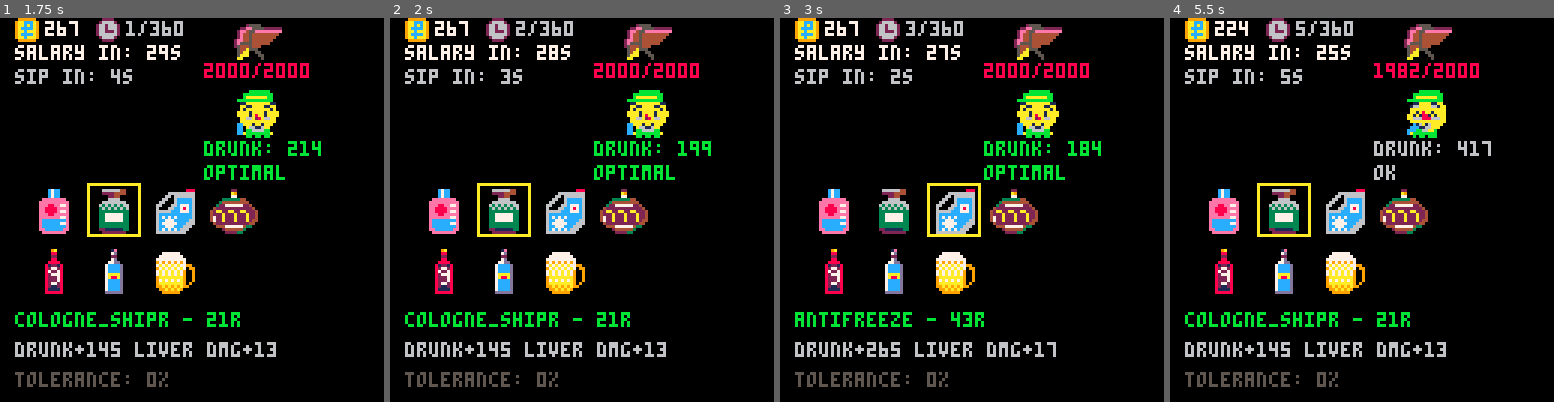
Above: before the commit, frames 1-4 (left to right).
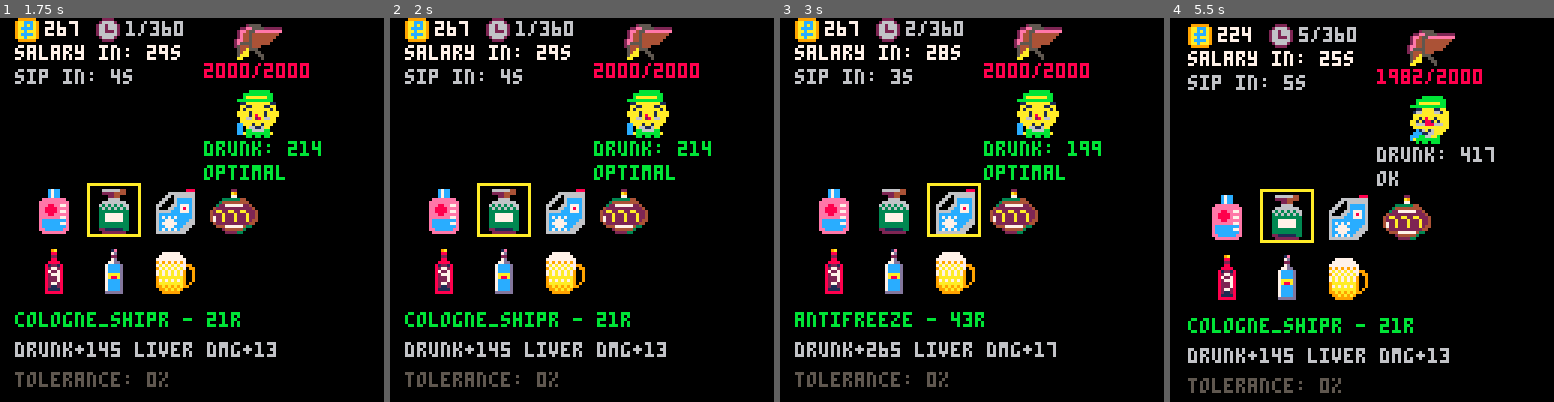
Above: after the commit, the same moments.

Repository: fritzlolpro/picopico
Game: PICO-8 cartridge carts/drunk.p8
The game is run twice, just before and just after one commit, with the same random seed, the same clock (stepped at 60 frames per second) and the same inputs.
Inputs:
- Up to frame 1 (1.75 s): tap X (X key) at 0.33, 1.07 s; hold Right from 1.6 s (still down)
- Up to frame 2 (2 s): keep holding Right; tap X (X key) at 1.85 s
- Up to frame 3 (3 s): release Right at 2.1 s; hold Up 2.15-2.42 s; hold Right from 2.47 s (still down); tap X (X key) at 2.97 s
- Up to frame 4 (5.5 s): release Right at 3.03 s; hold Left 3.08-3.58 s; hold Down 3.63-3.97 s; hold Right 4.02-4.68 s; tap X (X key) at 4.08, 5.2 s; hold Up 4.73-5.03 s; hold Left from 5.08 s (still down)

Frame 1 is identical in both runs. In frame 2, 0.2% of the frame differs, in the area x 28-83%, y 0-36%; in frame 3, 0.1%; in frame 4, 17%, in the area x 3-85%, y 0-98%.

Commit message:
glitches

Diff:
--- a/carts/drunk.p8
+++ b/carts/drunk.p8
@@ -31,6 +31,10 @@
 intoxication_penalty_per_consecutive = 0.05 -- Intoxication effectiveness penalty per consecutive drink (5% per drink)
 min_intoxication_effectiveness = 0.2 -- Minimum intoxication effectiveness (20%)
 price_increase_per_consumption = 0.1 -- Price increase per consumption (10% per drink)
+
+-- Glitch effect constants
+glitch_intoxication_threshold = 150 -- Intoxication level when glitch effects start
+glitch_max_intensity = 300 -- Intoxication level for maximum glitch intensity
 
 -- Game variables (initialized in init_game_state())
 money = nil
@@ -1039,9 +1043,75 @@
     print("press ❎ to start", 10, 115, 12)
 end
 
-
+function before_draw_game()
+    -- Calculate glitch intensity based on intoxication level
+    local glitch_intensity = 0
+    if intoxication > glitch_intoxication_threshold then
+        glitch_intensity = min(1, (intoxication - glitch_intoxication_threshold) / (glitch_max_intensity - glitch_intoxication_threshold))
+    end
+
+    -- Apply glitch effects if intensity > 0
+    if glitch_intensity > 0 then
+        -- Screen shake effect
+        if rnd(1) < glitch_intensity * 0.3 then
+            camera(rnd(4) - 2, rnd(4) - 2)
+        end
+
+        -- Random palette corruption
+        if rnd(1) < glitch_intensity * 0.1 then
+            for i = 0, 15 do
+                pal(i, flr(rnd(16)))
+            end
+        end
+    end
+end
+
+
+function after_draw_game()
+    -- Calculate glitch intensity based on intoxication level
+    local glitch_intensity = 0
+    if intoxication > glitch_intoxication_threshold then
+        glitch_intensity = min(1, (intoxication - glitch_intoxication_threshold) / (glitch_max_intensity - glitch_intoxication_threshold))
+    end
+
+    -- Apply post-draw glitch effects
+    if glitch_intensity > 0 then
+        -- Random horizontal lines (scanlines corruption)
+        if rnd(1) < glitch_intensity * 0.2 then
+            for i = 1, 3 do
+                local y = flr(rnd(128))
+                local color = flr(rnd(16))
+                line(0, y, 128, y, color)
+            end
+        end
+
+        -- Random pixel corruption
+        if rnd(1) < glitch_intensity * 0.15 then
+            for i = 1, flr(glitch_intensity * 10) do
+                local x = flr(rnd(128))
+                local y = flr(rnd(128))
+                local color = flr(rnd(16))
+                pset(x, y, color)
+            end
+        end
+
+        -- Screen inversion (rare, strong effect)
+        if rnd(1) < glitch_intensity * 0.05 then
+            for x = 0, 127 do
+                for y = 0, 127 do
+                    local current_color = pget(x, y)
+                    pset(x, y, 15 - current_color)
+                end
+            end
+        end
+    end
+
+    -- Reset camera and palette after glitch effects
+    camera(0, 0)
+    pal()
+end
 function draw_game()
-
+    before_draw_game()
     local first_row_text_y = 1
     local first_row_sprite_y = 0
 
@@ -1252,6 +1322,8 @@
         cls(0)
         print("blackout", 35, 64, 8)
     end
+
+    after_draw_game()
 end
 
 function draw_minigame()
